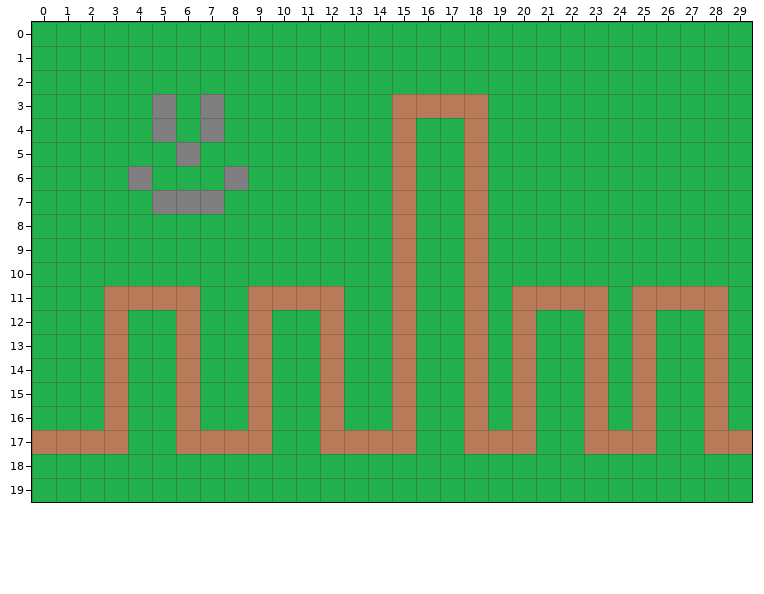
Two versions of a level (Tiled map (JSON), src/assets/game/maps/test.json). Above, as it was before the edit.
Cells are 32x32 px. Shown: x 0..29, y 0..19.
New version:
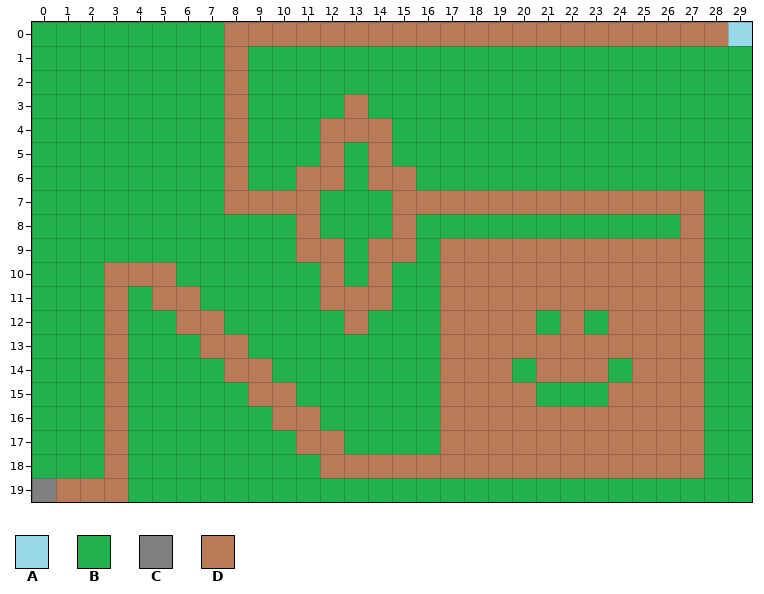
Key: from "test": A 0, B 1, C 2, D 3.
_ is an empty cell.
Change:
Layer "Background":
y 0: x 8..29 BBBBBBBBBBBBBBBBBBBBBB -> DDDDDDDDDDDDDDDDDDDDDA
y 1..2: x 8 B -> D
y 3: x 5 C -> B; x 7..8 CB -> BD; x 13 B -> D; x 15..18 DDDD -> BBBB
y 4: x 5 C -> B; x 7..8 CB -> BD; x 12..15 BBBD -> DDDB; x 18 D -> B
y 5: x 6 C -> B; x 8 B -> D; x 12 B -> D; x 14..15 BD -> DB; x 18 D -> B
y 6: x 4 C -> B; x 8 C -> D; x 11..12 BB -> DD; x 14 B -> D; x 18 D -> B
y 7: x 5..11 CCCBBBB -> BBBDDDD; x 16..17 BB -> DD; x 19..27 BBBBBBBBB -> DDDDDDDDD
y 8: x 11 B -> D; x 18 D -> B; x 27 B -> D
y 9: x 11..12 BB -> DD; x 14 B -> D; x 17 B -> D; x 19..27 BBBBBBBBB -> DDDDDDDDD
y 10: x 3..5 BBB -> DDD; x 12 B -> D; x 14..15 BD -> DB; x 17 B -> D; x 19..27 BBBBBBBBB -> DDDDDDDDD
y 11: x 4 D -> B; x 9..11 DDD -> BBB; x 13..15 BBD -> DDB; x 17 B -> D; x 19 B -> D; x 24 B -> D; x 28 D -> B
y 12: x 7 B -> D; x 9 D -> B; x 12..13 DB -> BD; x 15 D -> B; x 17 B -> D; x 19 B -> D; x 22..24 BDB -> DBD; x 26..28 BBD -> DDB
y 13: x 6..9 DBBD -> BDDB; x 12 D -> B; x 15 D -> B; x 17 B -> D; x 19 B -> D; x 21..22 BB -> DD; x 24 B -> D; x 26..28 BBD -> DDB
y 14: x 6 D -> B; x 8 B -> D; x 12 D -> B; x 15 D -> B; x 17 B -> D; x 19..22 BDBB -> DBDD; x 26..28 BBD -> DDB
y 15: x 6 D -> B; x 10 B -> D; x 12 D -> B; x 15 D -> B; x 17 B -> D; x 19 B -> D; x 23..24 DB -> BD; x 26..28 BBD -> DDB
y 16: x 6 D -> B; x 9..12 DBBD -> BDDB; x 15 D -> B; x 17 B -> D; x 19 B -> D; x 21..22 BB -> DD; x 24 B -> D; x 26..28 BBD -> DDB
y 17: x 0..2 DDD -> BBB; x 6..9 DDDD -> BBBB; x 11 B -> D; x 13..15 DDD -> BBB; x 17 B -> D; x 21..22 BB -> DD; x 26..29 BBDD -> DDBB
y 18: x 3 B -> D; x 12..27 BBBBBBBBBBBBBBBB -> DDDDDDDDDDDDDDDD
y 19: x 0..3 BBBB -> CDDD
